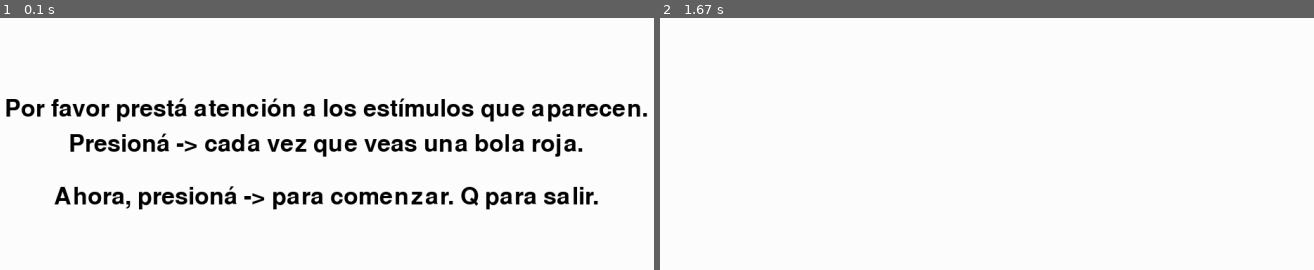
Above: before the commit, frames 1-2 (left to right).
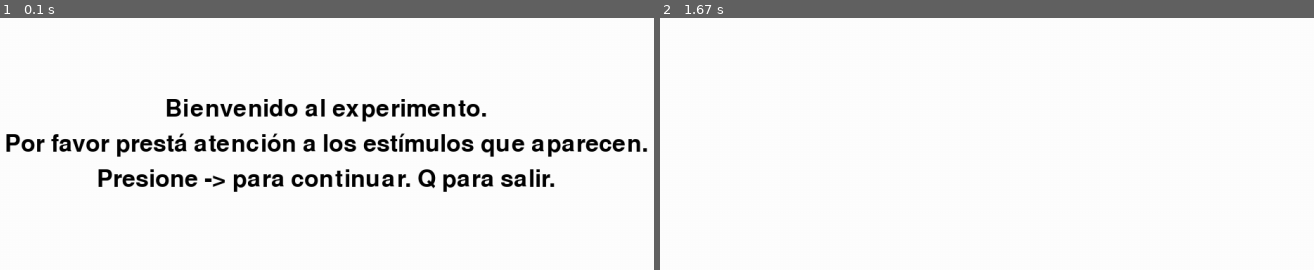
Above: after the commit, the same moments.

Repository: pedrobenedetti/EEG_Biosemi
Game: pygame game, started from oddball_V5.py
The game is run twice, just before and just after one commit, with the same random seed, the same clock (stepped at 60 frames per second) and the same inputs.
Inputs:
- Up to frame 1 (0.1 s): no input
- Up to frame 2 (1.67 s): hold Right 0.33-0.8 s; hold Right 0.83-1.3 s

The runs differ from the first frame. In frame 1, 12% of the frame differs, in the area x 0-100%, y 31-77%; in frame 2, nothing differs.

Commit message:
Update oddball_V5.py

Diff:
--- a/oddball_V5.py
+++ b/oddball_V5.py
@@ -1,7 +1,9 @@
-#UPDATED 27/9/2022
+#UPDATED 28/10/2022
 #ODDBALL paradigm. This protocol consist in a ball that blinks green or red with a probability of 5/6 and 1/6, respectively.
-# User must press a button each time he sees a red ball
-#matlab_parallel_com.py and send_mark_matlab.m files are needed. lib of matlab must be placed in folder. MATLAB-Python communication must be installed. Python 3.7 or older is needed.
+# The difference with V4 is that this protocol, instead of a fix number of total stimuli, presents a fix number of rare stimuli.
+# matlab_parallel_com.py and send_mark_matlab.m files are needed. lib of matlab must be placed in folder.
+# MATLAB-Python communication must be installed. Python 3.7 or older is needed.
+
 import pygame
 from pygame.locals import *
 import sys
@@ -9,11 +11,11 @@
 import logging
 import random
 
-logging.basicConfig(filename="logger_oddball.txt", level=logging.DEBUG)
-time_txt=datetime.datetime.now().strftime("%m/%d/%Y, %H:%M:%S")
-mess0="\n Welcome to oddball pygame V4 protocol"
+logging.basicConfig(filename = "logger_oddball_V5.txt", level = logging.DEBUG)
+time_txt = datetime.datetime.now().strftime("%m/%d/%Y, %H:%M:%S")
+mess0 = "\n Welcome to oddball pygame V5 protocol"
 logging.debug(mess0)
-mess=(time_txt + ": Initializing protocol...")
+mess = (time_txt + ": Initializing protocol...")
 logging.debug(mess)
 
 try:
@@ -22,22 +24,22 @@
 except:
     #throws an exception and message if some error ocurred.
     print("Can't import 'matlab_parallel_com'")
-    time_txt=datetime.datetime.now().strftime("%m/%d/%Y, %H:%M:%S")
-    mess=(time_txt + ": Can't import 'matlab_parallel_com'")
+    time_txt = datetime.datetime.now().strftime("%m/%d/%Y, %H:%M:%S")
+    mess = (time_txt + ": Can't import 'matlab_parallel_com'")
     logging.error(mess)
 
 #Codes for marks:
-    # 25 start of code and start of protocol.
-    # 75 ball turned into green.
-    # 100 user press button.
-    # 175 red.
-    # 250 end of protocol.
+    # 25 start of code and start of protocol
+    # 75 ball turned into green
+    # 125 user has pressed the right key
+    # 175 red
+    # 225 end of protocol.
 
 #Codes for colors:
     #Green: (0,255,0)
     #red: (255,0,0)
 
-port='C020'
+port = 'C020'
 #Defines parallel port name
 
 pygame.init()
@@ -47,8 +49,8 @@
     #A mark (25) is sent to the EEG indicating that the code has started.
 except:
     print("Can't execute 'send_mark_biosemi' properly")
-    time_txt=datetime.datetime.now().strftime("%m/%d/%Y, %H:%M:%S")
-    mess=(time_txt + ": Can't execute 'send_mark_biosemi' properly")
+    time_txt = datetime.datetime.now().strftime("%m/%d/%Y, %H:%M:%S")
+    mess = (time_txt + ": Can't execute 'send_mark_biosemi' properly")
     logging.error(mess)
 
 
@@ -57,37 +59,38 @@
 
 window.fill((255, 255, 255))
 # Fill the screen with white color
-line=50
-X,Y=window.get_size()
+line = 50
+X,Y = window.get_size()
 dialogue_font = pygame.font.Font(None, line)
-dialogue = dialogue_font.render("Por favor prestá atención a los estímulos que aparecen.", True, (0,0,0))
+dialogue = dialogue_font.render("Bienvenido al experimento.", True, (0,0,0))
 dialogue_rect = dialogue.get_rect(center = (X//2,Y//2-line))
-dialogue1 = dialogue_font.render("Presioná -> cada vez que veas una bola roja.", True, (0,0,0))
+dialogue1 = dialogue_font.render("Por favor prestá atención a los estímulos que aparecen.", True, (0,0,0))
 dialogue_rect1 = dialogue1.get_rect(center = (X//2,Y//2))
-dialogue2 = dialogue_font.render("Ahora, presioná -> para comenzar. Q para salir.", True, (0,0,0))
-dialogue_rect2 = dialogue2.get_rect(center = (X//2,Y//2+1.5*line))
+dialogue2 = dialogue_font.render("Presione -> para continuar. Q para salir.", True, (0,0,0))
+dialogue_rect2 = dialogue2.get_rect(center = (X//2,Y//2+line))
 
 window.blit(dialogue, dialogue_rect)
 window.blit(dialogue1, dialogue_rect1)
 window.blit(dialogue2, dialogue_rect2)
 pygame.display.update()
 
-N_stim = 120
-#number of stimuli we want
-period=1
-#Time between consecutive stimuli (seconds)
+N_odd = 20
+# number of odd stimuli we want. Note that this number is fixed.
+# Protocol will continue until 'N_odd' rare stimuli are presented.
+period = 1
+# Time between consecutive stimuli (seconds)
 duration_stim = 0.25
-#Duration of stimuli (seconds)
+# Duration of stimuli (seconds)
 stim_counter = 0
-#we start to count the stimuli.
+# we start to count the stimuli.
 frequent_counter = 0
-#we will count how many green balls are showed
+# we will count how many green balls are showed
 odd_counter = 0
-#we will count how many red balls are showed
+# we will count how many red balls are showed
 started = False
-#Variable that indicates that the user has not yet started the protocol (pressed ->)
-ball=0
-#Variable taht indicates that an stimulus is being presented or not
+# Variable that indicates that the user has not yet started the protocol (pressed ->)
+ball = 0
+# Variable taht indicates that an stimulus is being presented or not
 
 while True:
     if started:
@@ -112,7 +115,6 @@
                 pygame.display.update()
                 ball = 1
                 frequent_counter = frequent_counter + 1
-
                 try:
                     send_mark_biosemi(75, port)
                     #75=turned into green
@@ -123,15 +125,14 @@
                     logging.error(mess)
 
             if number == 6:
-                #Ball will be red.
+                #Ball will be red
                 pygame.draw.circle(window, (255, 0, 0),[X//2, Y//2], 170, 0)
                 pygame.display.update()
                 ball = 1
                 odd_counter = odd_counter + 1
-                print("se mostro el rojo a las", datetime.datetime.now())
                 try:
                     send_mark_biosemi(175, port)
-                    #175=turned into red. Rare stimulus.
+                    #175=turned into red. Odd stimulus.
                 except:
                     print("Can't execute 'send_mark_biosemi' properly")
                     time_txt = datetime.datetime.now().strftime("%m/%d/%Y, %H:%M:%S")
@@ -139,6 +140,7 @@
                     logging.error(mess)
 
             time_last=datetime.datetime.now()
+
     while not started:
         for event in pygame.event.get():
             if event.type == pygame.KEYDOWN:
@@ -161,13 +163,12 @@
                     break
 
 
-    #checks if the protocol has to end
-    if stim_counter > N_stim:
+    if stim_counter > N_odd:
+        #checks if the protocol has to end
         print(stim_counter, " stimuli have been showed.")
         print(frequent_counter, " frequent stimuli have been showed.")
         print(odd_counter, " odd stimuli have been showed.")
         try:
-        #one last mark is sent indicating that the protocol is over
             send_mark_biosemi(250, port)
             time_txt=datetime.datetime.now().strftime("%m/%d/%Y, %H:%M:%S")
             mess=(time_txt + ": Ending protocol..."+"\n")
@@ -177,20 +178,18 @@
             time_txt=datetime.datetime.now().strftime("%m/%d/%Y, %H:%M:%S")
             mess=(time_txt + ": Can't execute 'send_mark_biosemi' properly")
             logging.error(mess)
-        #Closes MATLAB engine
         close_eng()
-        #Quits pygame
         pygame.quit()
-        #Closes the window
         sys.exit()
 
     #Updates the screen. Changes before mentioned will be only visible after this line. Note that this is executed permanently after each cycle.
     pygame.display.update()
 
-    #The user can also finish the protocol by pressing 'Q' key.
     for event in pygame.event.get():
         if event.type == pygame.KEYDOWN:
+            #print('apreto')
             if event.key==pygame.K_q:
+                print('termino')
                 #the user can quit the protocol by pressing Q key
                 try:
                 #one last mark is sent indicating that the protocol is over
@@ -206,15 +205,20 @@
                 close_eng()
                 pygame.quit()
                 sys.exit()
+
             if event.key == pygame.K_RIGHT:
-                print("apreto el boton a las", datetime.datetime.now())
-                try:
-                    send_mark_biosemi(100, port)
-                    #User pressed right button
-                except:
-                    print("Can't execute 'send_mark_biosemi' properly")
-                    time_txt = datetime.datetime.now().strftime("%m/%d/%Y, %H:%M:%S")
-                    mess = (time_txt + ": Can't execute 'send_mark_biosemi' properly")
+                print('apreto der')
+                try:
+                #one last mark is sent indicating that the protocol is over
+                    send_mark_biosemi(125, port)
+                    time_txt=datetime.datetime.now().strftime("%m/%d/%Y, %H:%M:%S")
+                    mess=(time_txt + ": Right key pressed..."+"\n")
+                    logging.debug(mess)
+                    print(mess)
+                except:
+                    print("Can't execute 'send_mark_biosemi' properly")
+                    time_txt=datetime.datetime.now().strftime("%m/%d/%Y, %H:%M:%S")
+                    mess=(time_txt + ": Can't execute 'send_mark_biosemi' properly")
                     logging.error(mess)
 
     if event.type == pygame.QUIT:
